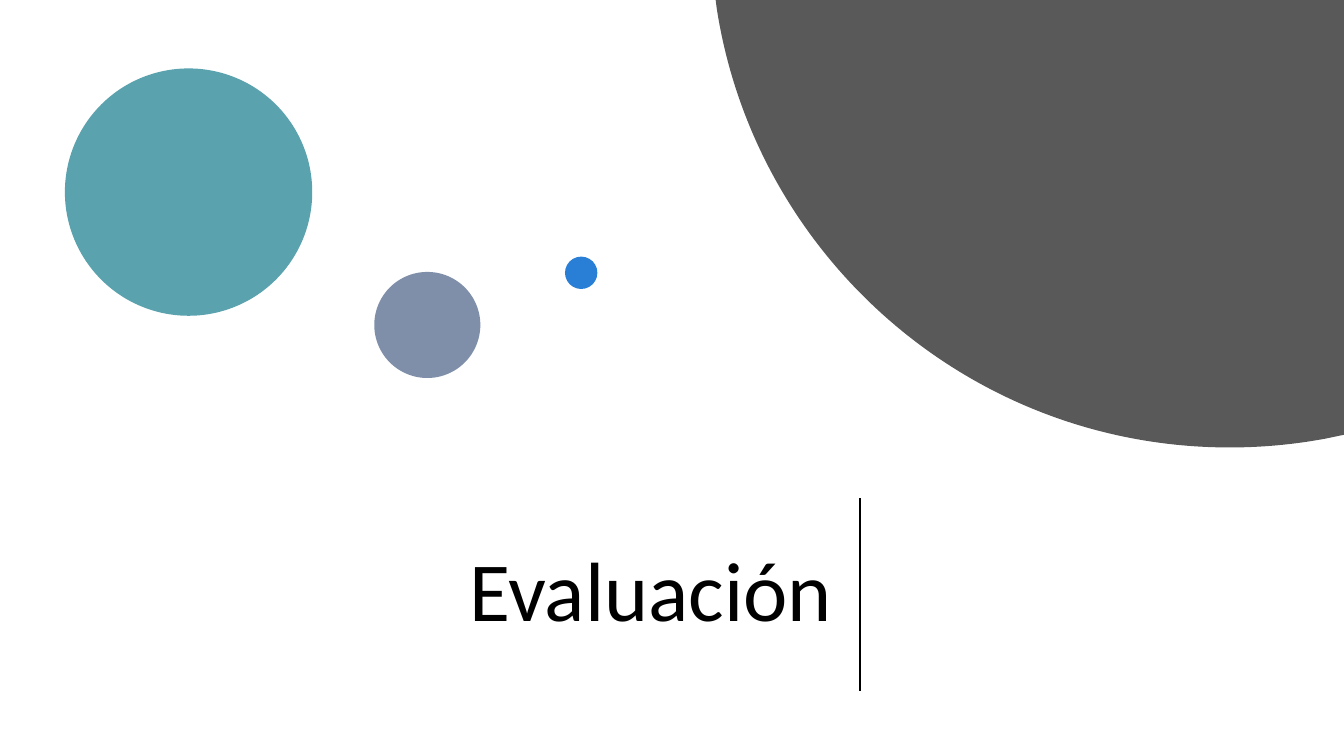
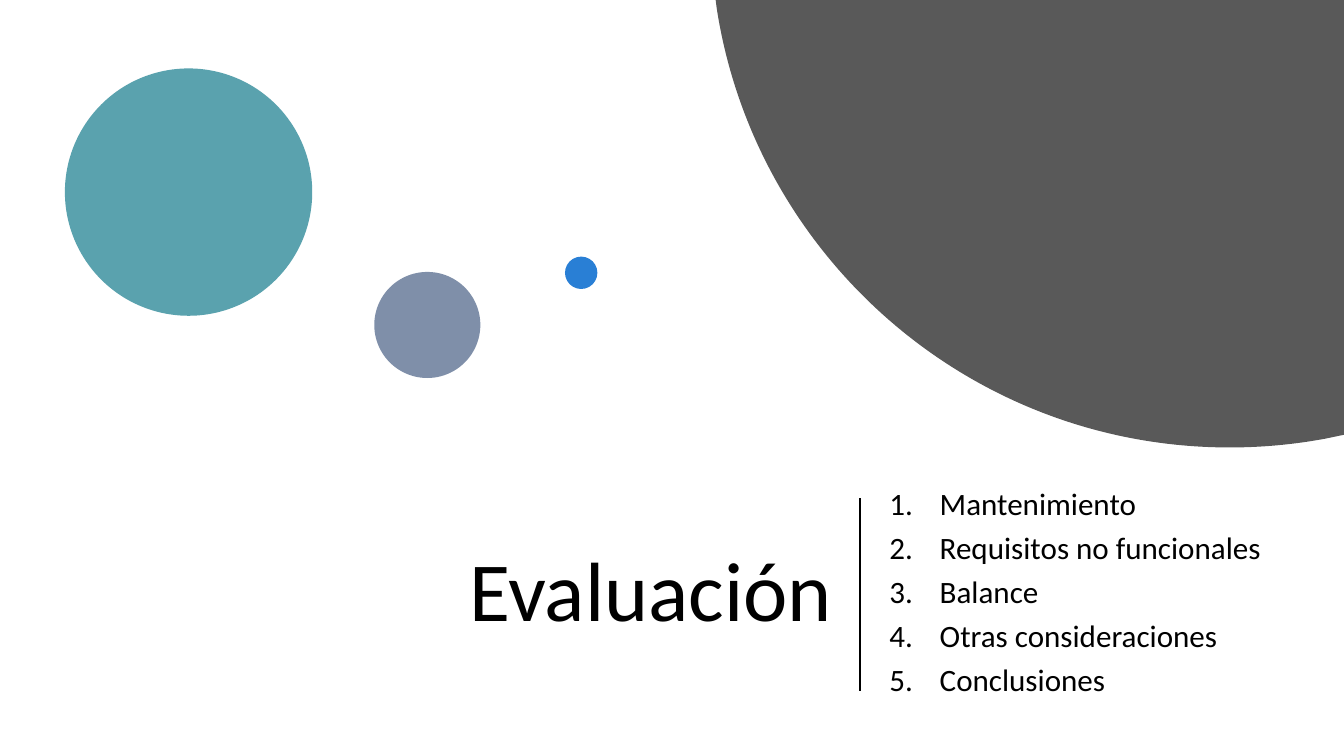
Before and after one commit to VictorIranzo/TFG_Microservices, a slide deck: slide 28 of Trabajo/Presentación/Desarrollo de software basado en microservicios.pptx (slide 26 before the commit). Drawn at 1344x756 pixels with LibreOffice and Linux fonts; fonts in the diff are those of the drawing. Boxes give left, top, right and bottom in pixels: in the first picture for what was removed or moved away, otherwise in the second. Text is boxed around its words. In the diff, an @@ line names an element or a change of style, - is before the commit and + after.

```diff
--- a/Trabajo/Presentación/Desarrollo de software basado en microservicios.pptx
+++ b/Trabajo/Presentación/Desarrollo de software basado en microservicios.pptx
@@ subtitle added at (940, 493, 1261, 692), 22.2 pt, text #000000 @@
+1. Mantenimiento
+2. Requisitos no funcionales
+3. Balance
+4. Otras consideraciones
+5. Conclusiones
```
Also in this commit, not shown: 14 other slides changed, 14 slides added, 4 slides removed, 12 other files.
